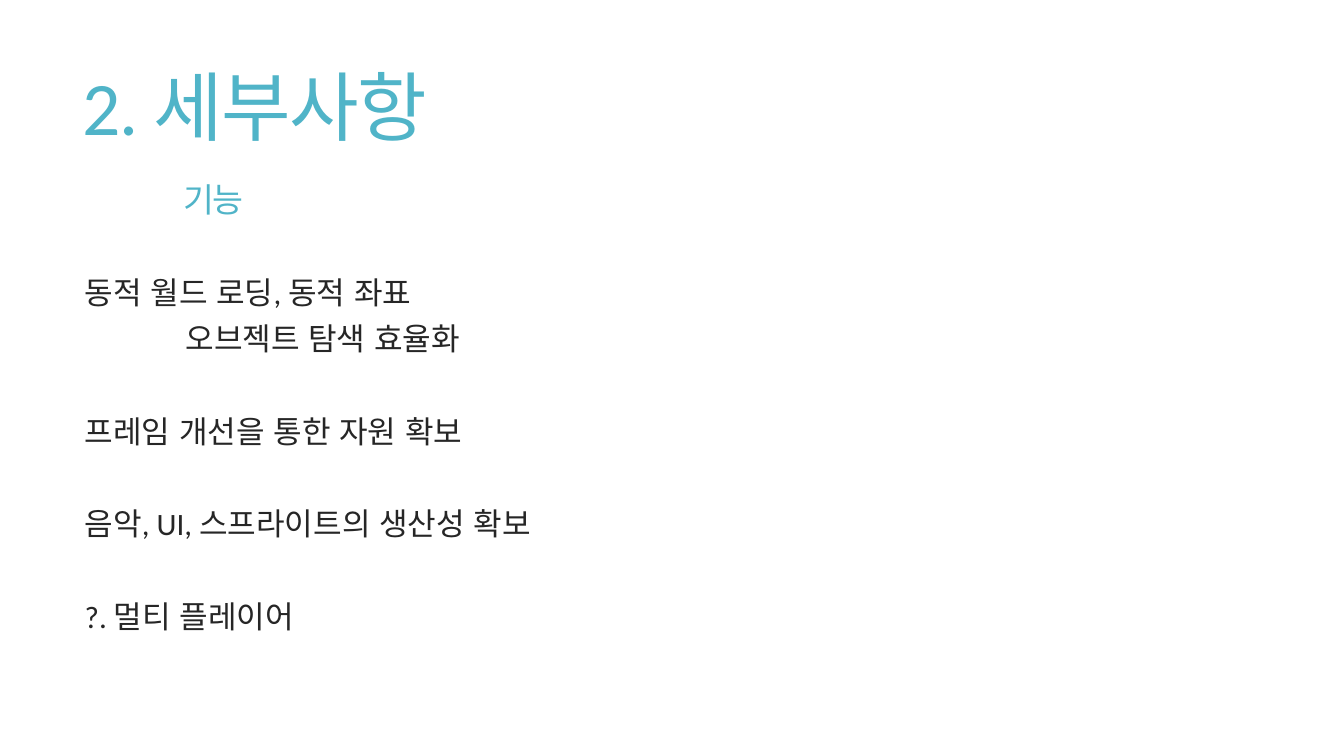
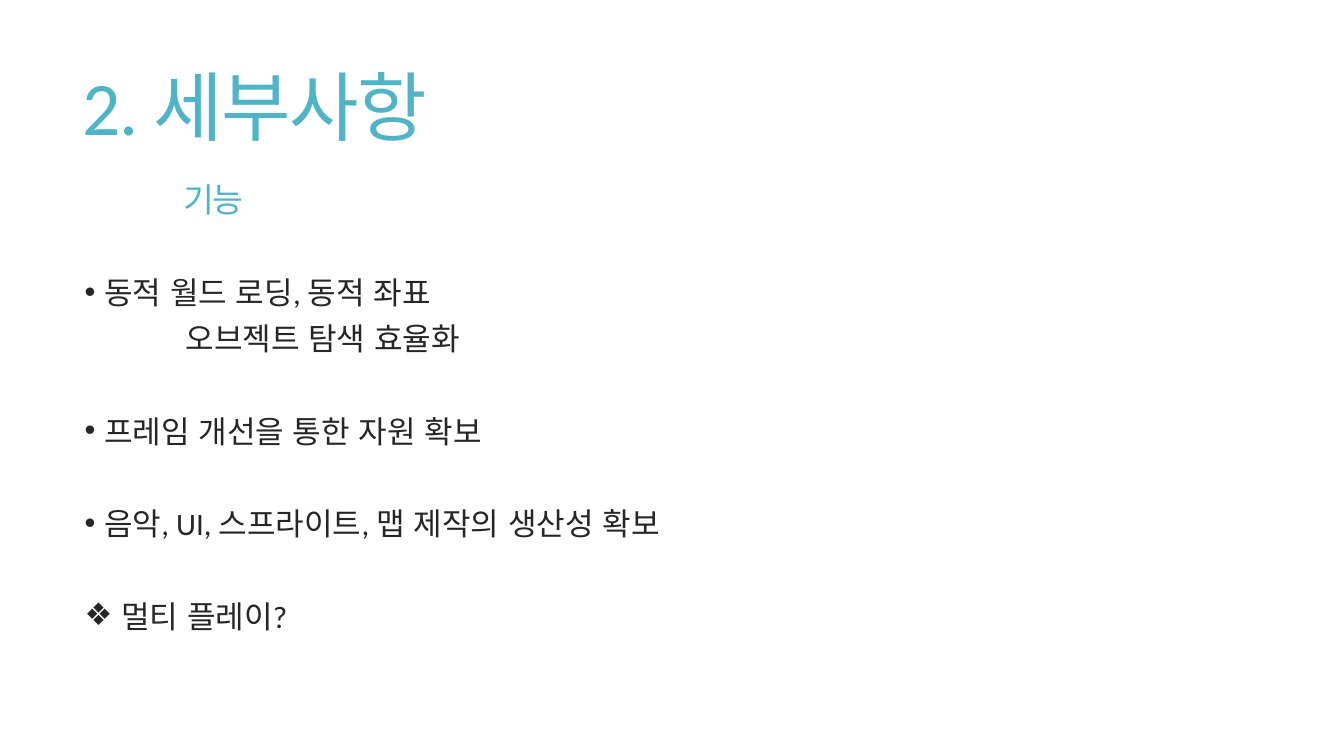
Before and after one commit to Niiok/inha_2021, a slide deck: slide 11 of RollBall/roll_ball.pptx. Drawn at 1344x756 pixels with LibreOffice and Linux fonts; fonts in the diff are those of the drawing. Boxes give left, top, right and bottom in pixels: in the first picture for what was removed or moved away, otherwise in the second. Text is boxed around its words. In the diff, an @@ line names an element or a change of style, - is before the commit and + after.

```diff
--- a/RollBall/roll_ball.pptx
+++ b/RollBall/roll_ball.pptx
@@ text at box(104, 278, 482, 446): bullet none to • @@
@@ text at box(104, 509, 660, 631): text changed @@
-음악, UI, 스프라이트의 생산성 확보
-?. 멀티 플레이어
+• 음악, UI, 스프라이트, 맵 제작의 생산성 확보
+❖ 멀티 플레이?
```
Also in this commit, not shown: 5 other slides changed.
